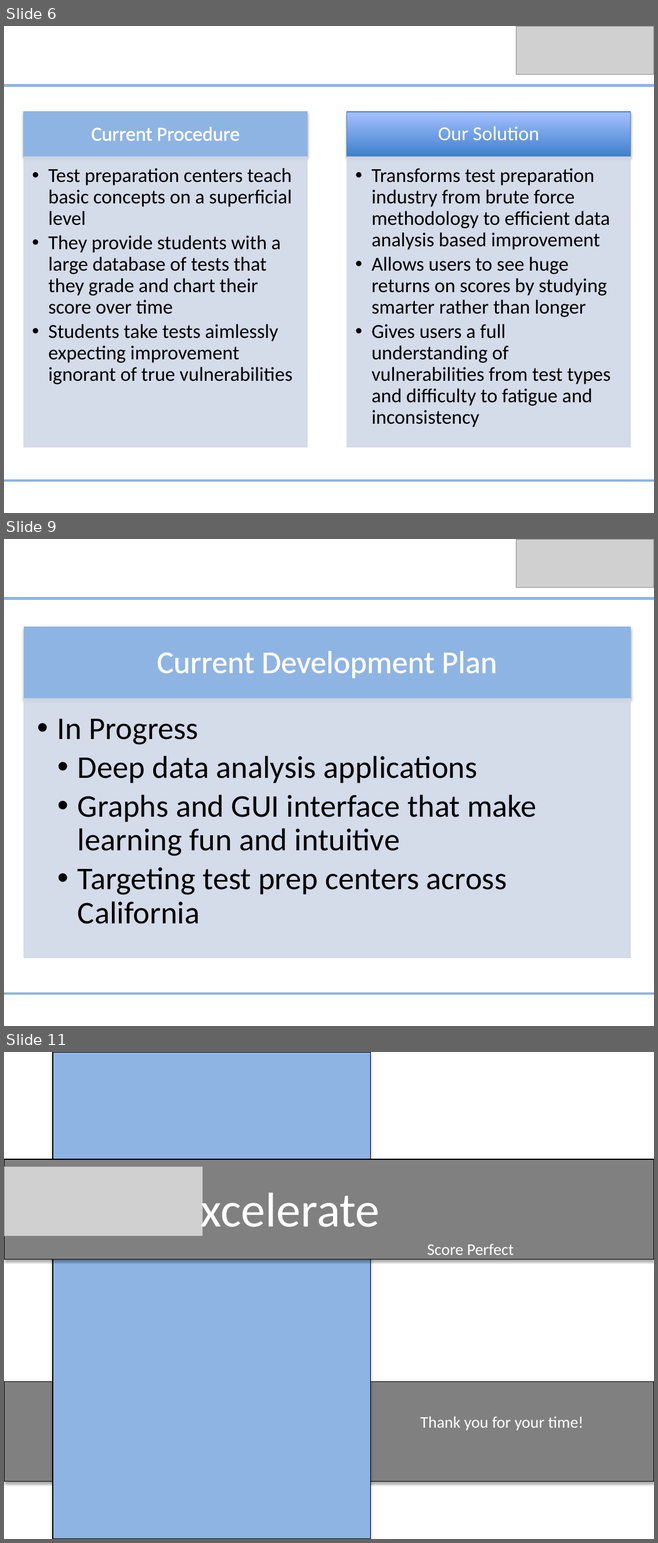
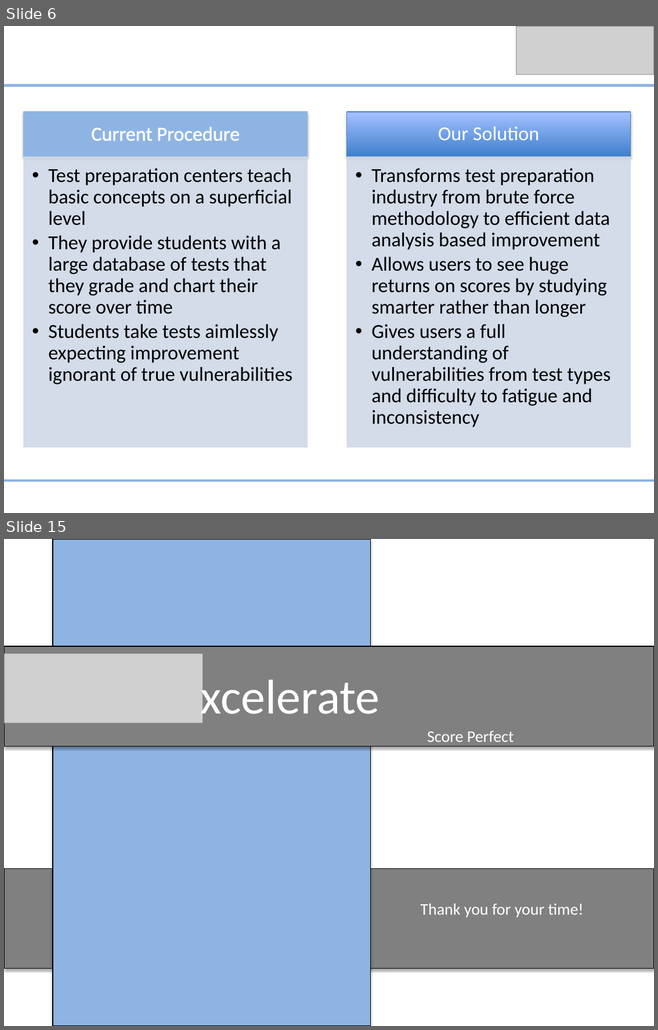
Before and after one commit to av8ramit/excelerate, a slide deck: Documents/Business Plan.pptx. Shown one above the other, each under a label of ours: slides 6, 9 and 11 before the commit, slides 6 and 15 after it; the slides between them are not shown. The pictures are 658x1543 and 658x1030 pixels, drawn with LibreOffice and Linux fonts; fonts in the diff are those of the drawing; grey boxes stand for pictures. Boxes give left, top, right and bottom in pixels: in the first picture for what was removed or moved away, otherwise in the second. Text is boxed around its words. In the diff, an @@ line names an element or a change of style, - is before the commit and + after.

```diff
--- a/Documents/Business Plan.pptx
+++ b/Documents/Business Plan.pptx
@@ slide 9 removed at bbox=[4, 539, 654, 1026], background #FFFFFF @@
@@ picture removed at bbox=[516, 539, 654, 587] @@
@@ line removed from (4, 599) to (654, 599) @@
@@ group removed at bbox=[24, 627, 630, 958]: 2 rectangles, 2 texts @@
-Current Development Plan
-  •• In Progress
-    •• Deep data analysis applications
-    •• Graphs and GUI interface that make learning fun and intuitive
-    •• Targeting test prep centers across California
@@ line removed from (4, 994) to (654, 994) @@
@@ what was slide 11 is now slide 15 @@
```
Also in this commit, not shown: 4 slides changed, 5 slides added, 2 other files.
